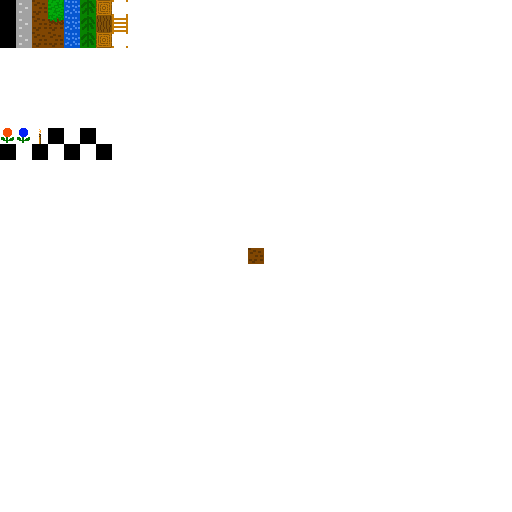
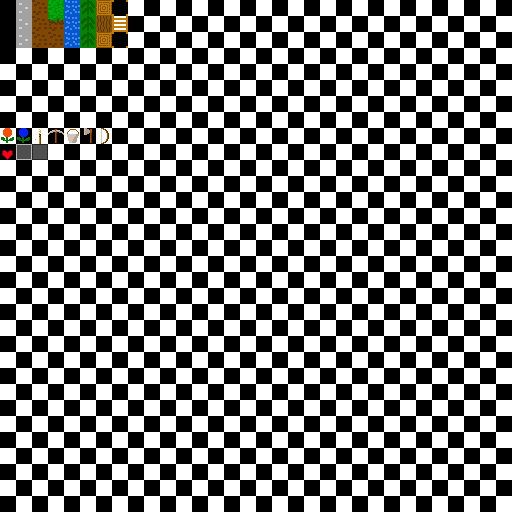
Revision of a layered 512×512 image; what changed, layer by layer:
removed layer "レイヤー 14" over [248, 248, 264, 264]
removed layer "レイヤー 8" over [248, 248, 264, 264]
removed layer "レイヤー 11" over [248, 248, 264, 264]
removed layer "レイヤー 25" over [248, 249, 264, 263]
removed layer "レイヤー 36" over [248, 248, 264, 264]
removed layer "レイヤー 39" over [112, 32, 128, 48]
removed layer "レイヤー 37" over [112, 0, 128, 16]
removed layer "レイヤー 33" over [84, 128, 92, 143]
painted on "レイヤー 32" over [0, 0, 128, 160]
removed layer "レイヤー 31" over [48, 129, 64, 143]
removed layer "レイヤー 30" over [32, 144, 48, 160]
removed layer "レイヤー 29" over [2, 150, 13, 160]
painted on "レイヤー 28" over [0, 0, 512, 512]
removed layer "レイヤー 34" over [249, 248, 262, 263]
removed layer "レイヤー 35" over [17, 128, 30, 143]
